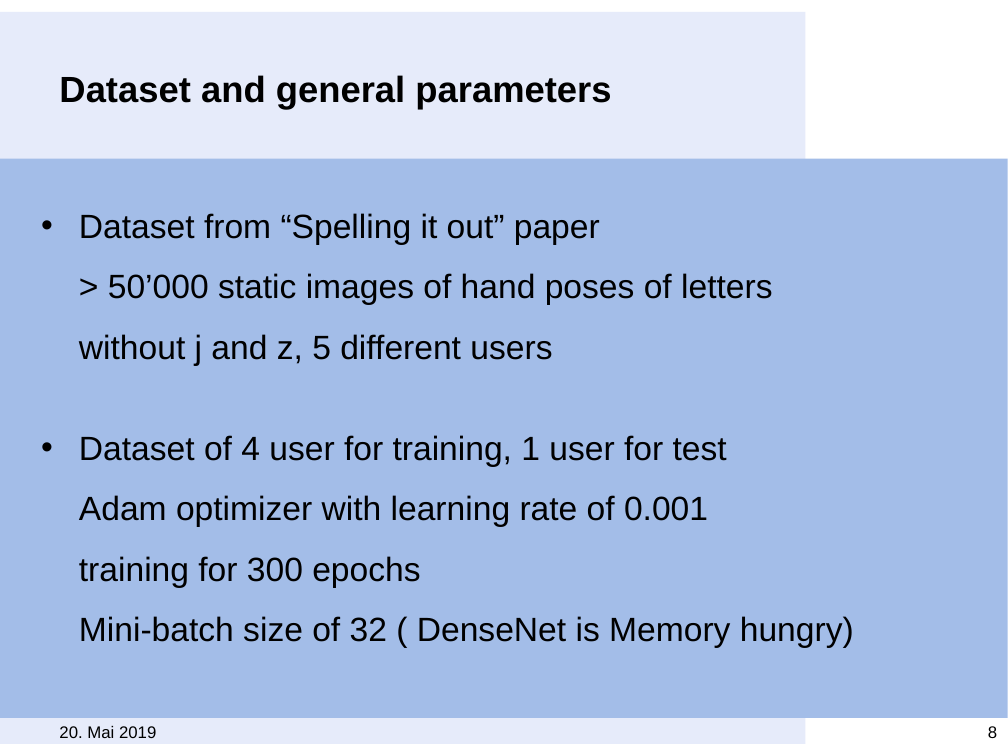
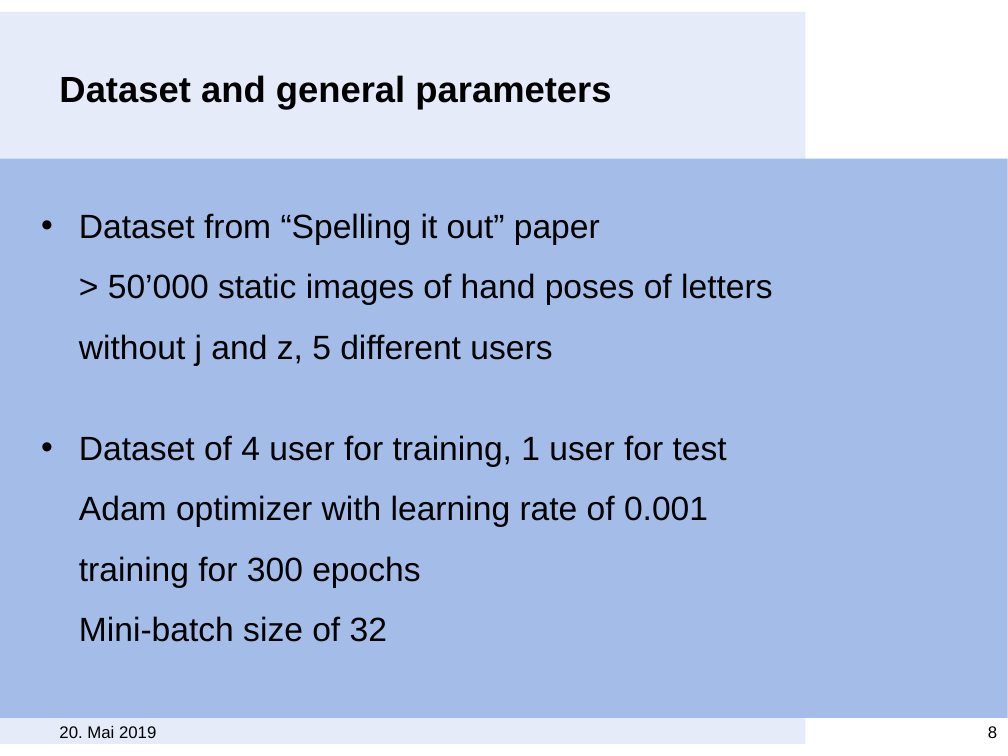
Before and after one commit to MeiLing90/ATML19_Group3A, a slide deck: slide 8 of ATML_presentation.pptx. Drawn at 1008x756 pixels with LibreOffice and Linux fonts; fonts in the diff are those of the drawing; background and template pictures are left out. Boxes give left, top, right and bottom in pixels: in the first picture for what was removed or moved away, otherwise in the second. Text is boxed around its words. In the diff, an @@ line names an element or a change of style, - is before the commit and + after.

```diff
--- a/ATML_presentation.pptx
+++ b/ATML_presentation.pptx
@@ text at (79,435,727,642): text changed @@
-• Dataset of 4 user for training, 1 user for test
-  Adam optimizer with learning rate of 0.001
-  training for 300 epochs
-  Mini-batch size of 32 ( DenseNet is Memory hungry)
+• Dataset of 4 user for training, 1 user for test
+  Adam optimizer with learning rate of 0.001
+  training for 300 epochs
+  Mini-batch size of 32
```
